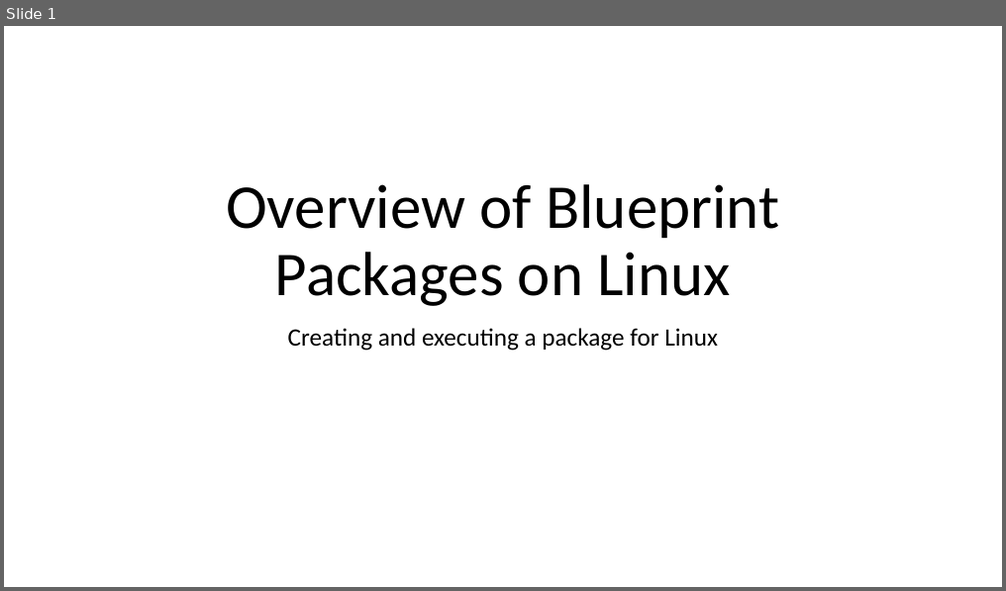
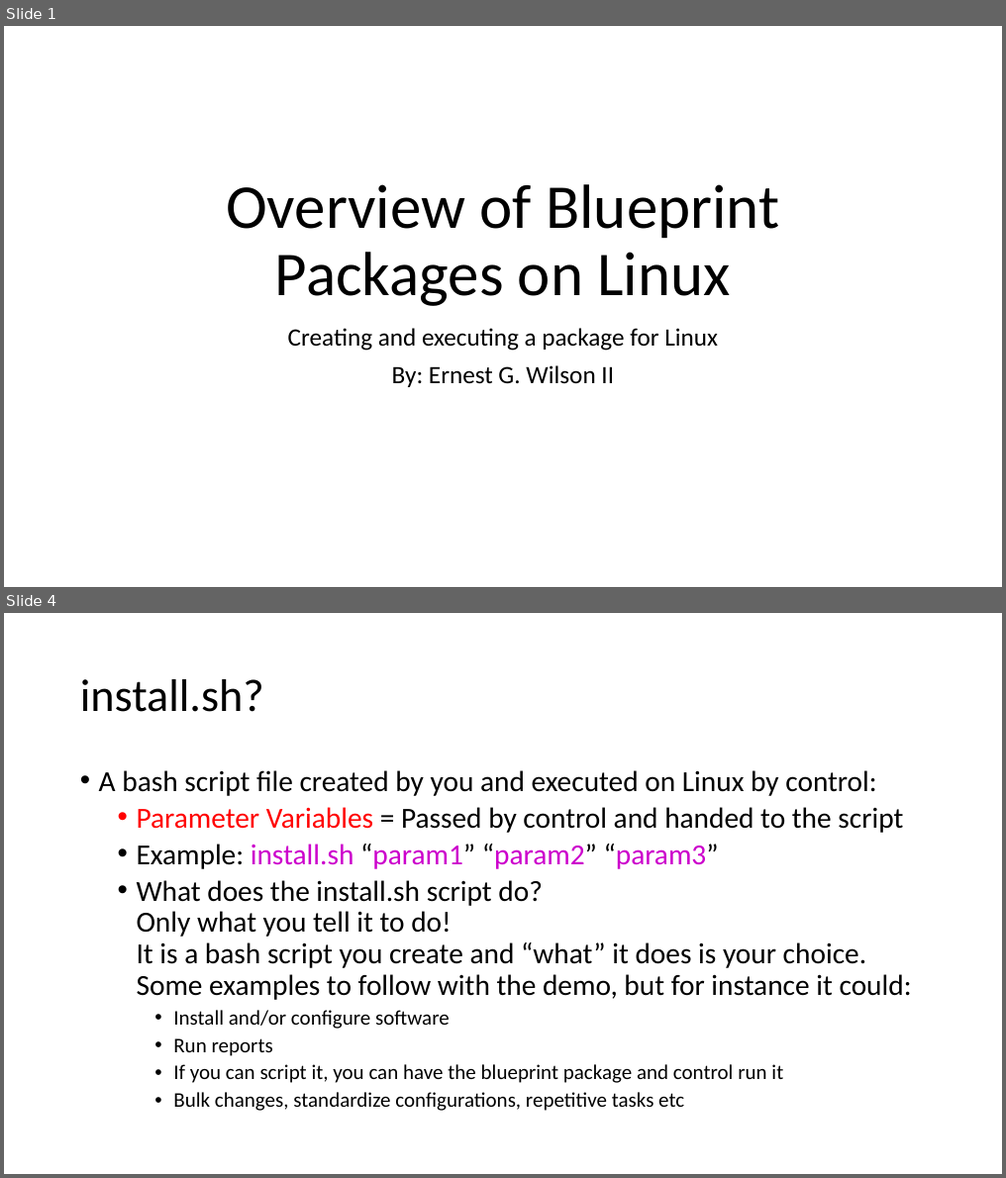
Before and after one commit to ernestgwilsonii/CLC_Blueprint_Linux_Training, a slide deck: Overview_of_Blueprint_Packages_on_Linux.pptx. Shown one above the other, each under a label of ours: slide 1 before the commit, slides 1 and 4 after it; the slides between them are not shown. The pictures are 1006x591 and 1006x1178 pixels, drawn with LibreOffice and Linux fonts; fonts in the diff are those of the drawing. Boxes give left, top, right and bottom in pixels: in the first picture for what was removed or moved away, otherwise in the second. Text is boxed around its words. In the diff, an @@ line names an element or a change of style, - is before the commit and + after.

```diff
--- a/Overview_of_Blueprint_Packages_on_Linux.pptx
+++ b/Overview_of_Blueprint_Packages_on_Linux.pptx
@@ slide 4 added at [4, 613, 1002, 1174], background #FFFFFF @@
@@ title added at [80, 679, 264, 712], 44 pt, text #000000 @@
+install.sh?
@@ text added at [99, 770, 912, 1111], 28 pt, text #000000 @@
+• A bash script file created by you and executed on Linux by control:
+  • Parameter Variables = Passed by control and handed to the script
+  • Example: install.sh “param1” “param2” “param3”
+  • What does the install.sh script do?
+    Only what you tell it to do!
+    It is a bash script you create and “what” it does is your choice.
+    Some examples to follow with the demo, but for instance it could:
+    • Install and/or configure software
+    • Run reports
+    • If you can script it, you can have the blueprint package and control run it
+    • Bulk changes, standardize configurations, repetitive tasks etc
@@ slide 1 changed as well @@
@@ subtitle at [392, 366, 614, 387]: paragraph added @@
+By: Ernest G. Wilson II
```
Also in this commit, not shown: 2 other slides changed, 3 other slides added, 2 slides removed.
